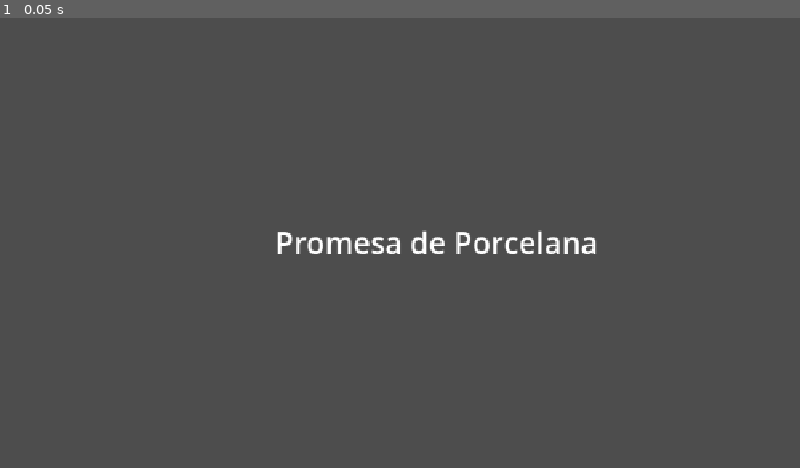
Above: before the commit, frame 1.
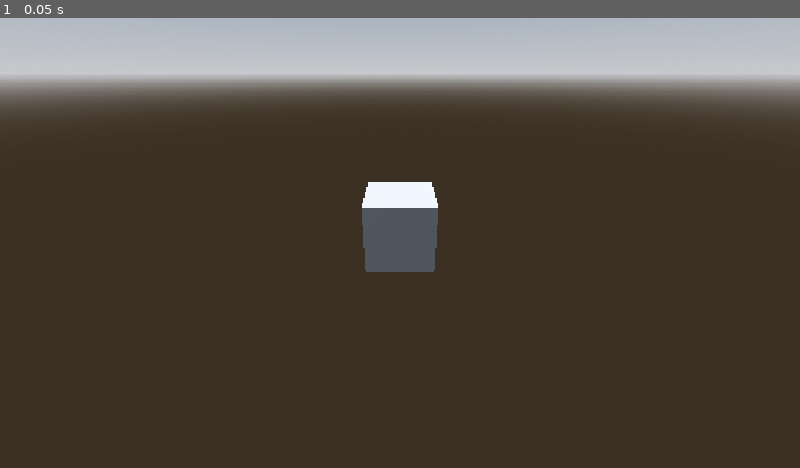
Above: after the commit, the same moment.

Repository: eddndev/promesa-de-porcelana
Game: Godot game, scene res://scenes/main.tscn
Two runs of this game, one before a commit and one after it. Both use one fixed random seed, a clock stepped at 60 frames per second and the inputs below.
Inputs:
- Up to frame 1 (0.05 s): no input

The runs differ from the first frame. In frame 1, 95% of the frame differs, in the area x 0-100%, y 0-100%.

Commit message:
refactor: transition main scene and script to 3D

Diff:
--- a/scenes/main.tscn
+++ b/scenes/main.tscn
@@ -1,16 +1,33 @@
-[gd_scene load_steps=2 format=3]
+[gd_scene load_steps=5 format=3]
 
 [ext_resource type="Script" path="res://scripts/main.gd" id="1_main_script"]
 
-[node name="Main" type="Node2D"]
+[sub_resource type="ProceduralSkyMaterial" id="ProceduralSkyMaterial_1"]
+sky_top_color = Color(0.384314, 0.454902, 0.54902, 1)
+sky_horizon_color = Color(0.64625, 0.65575, 0.67075, 1)
+ground_horizon_color = Color(0.64625, 0.65575, 0.67075, 1)
+
+[sub_resource type="Sky" id="Sky_1"]
+sky_material = SubResource("ProceduralSkyMaterial_1")
+
+[sub_resource type="Environment" id="Environment_1"]
+background_mode = 2
+sky = SubResource("Sky_1")
+tonemap_mode = 2
+glow_enabled = true
+
+[node name="Main" type="Node3D"]
 script = ExtResource("1_main_script")
 
-[node name="Label" type="Label" parent="."]
-offset_left = 440.0
-offset_top = 310.0
-offset_right = 840.0
-offset_bottom = 410.0
-theme_override_font_sizes/font_size = 48
-text = "Promesa de Porcelana"
-horizontal_alignment = 1
-vertical_alignment = 1
+[node name="WorldEnvironment" type="WorldEnvironment" parent="."]
+environment = SubResource("Environment_1")
+
+[node name="DirectionalLight3D" type="DirectionalLight3D" parent="."]
+transform = Transform3D(-0.866025, -0.433013, 0.25, 0, 0.5, 0.866025, -0.5, 0.75, -0.433013, 0, 0, 0)
+shadow_enabled = true
+
+[node name="Camera3D" type="Camera3D" parent="."]
+transform = Transform3D(1, 0, 0, 0, 0.866025, 0.5, 0, -0.5, 0.866025, 0, 2, 4)
+
+[node name="Box" type="CSGBox3D" parent="."]
+use_collision = true
--- a/scripts/main.gd
+++ b/scripts/main.gd
@@ -1,4 +1,4 @@
-extends Node2D
+extends Node3D
 
 func _ready():
 	print("El proyecto 'Promesa de Porcelana' ha sido configurado correctamente.")
